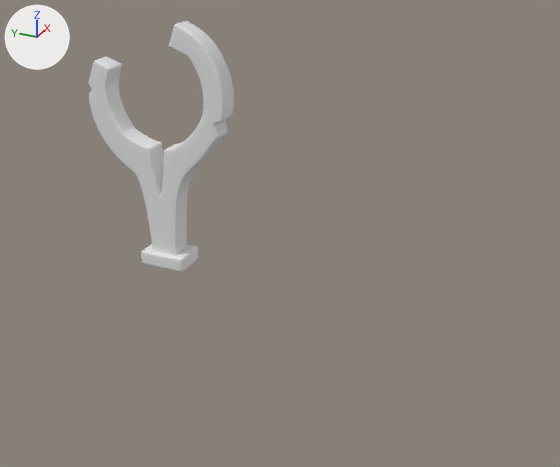
What one commit did to the Blender file Группы/суб_9/warrior.blend.
The view is the same before and after, from a camera (50 mm lens) standing at (-4.87, -2.53, 2.67) and looking at (0.19, -0.26, 0.14). Lighting does not change. The marker at upper left points along +X, +Y and +Z.

Before the edit, the objects in view are built like this:
```python
me_cube_003 = bpy.data.meshes.new('Cube.003')
me_cube_003.from_pydata(...)  # a box spanning x -0.142..0.142, y -0.2..0.2, z -0.063..0.063
me_cube_003.polygons.foreach_set('use_smooth', [True] * 6)
me_plane_001 = bpy.data.meshes.new('Plane.001')
me_plane_001.from_pydata(...)  # 102 vertices, 100 faces; spans x -0.86..1.04, y -0.58..0.65, z -0.09..0.09
me_plane_001.polygons.foreach_set('use_smooth', [True] * 100)
ob_cube = bpy.data.objects.new('Cube', me_cube_003)
ob_cube.location = (0.09, 0.706, -0.196)
_m = ob_cube.modifiers.new('Bevel', 'BEVEL')
_m.width = 0.02
_m.width_pct = 0.02
_m.segments = 3
_m = ob_cube.modifiers.new('Subdivision', 'SUBSURF')
_m.levels = 2
ob_plane = bpy.data.objects.new('Plane', me_plane_001)
ob_plane.location = (0.09, 0.678, 0.876)
ob_plane.rotation_euler = (0.0, 1.571, 0.0)  # degrees (0, 90, 0)
_m = ob_plane.modifiers.new('Bevel', 'BEVEL')
_m.width = 0.021
_m.width_pct = 0.021
_m.segments = 3
_m.miter_outer = 'MITER_ARC'
_m = ob_plane.modifiers.new('Subdivision', 'SUBSURF')
_m.levels = 2
```
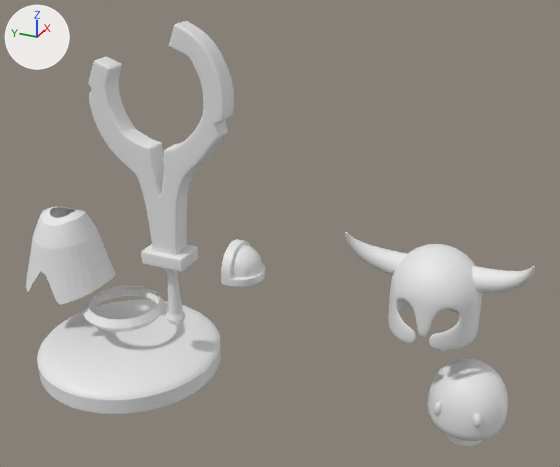
The change, as a diff of the scene's bpy script:
```diff
--- a/Группы/суб_9/warrior.blend.py
+++ b/Группы/суб_9/warrior.blend.py
@@ ob_circle_001 @@
+ob_circle_001 = bpy.data.objects.new('Circle.001', me_circle_001)  # 201 vertices, 159 faces; spans x -1.91..2.07, y -2.07..2.08, z -3.73..0.15
+ob_circle_001.location = (0.09, 1.79, -0.003)
+ob_circle_001.scale = (0.193, 0.193, 0.193)
@@ ob_circle @@
+ob_circle = bpy.data.objects.new('Circle', me_circle)  # 96 vertices, 64 faces; spans x -1.17..1.17, y -1.14..1.19, z -0.36..0.02
+ob_circle.location = (0.09, 1.222, -0.769)
+ob_circle.scale = (0.308, 0.308, 0.308)
@@ ob_sphere_004 @@
+ob_sphere_004 = bpy.data.objects.new('Sphere.004', me_sphere_004)  # 264 vertices, 252 faces; spans x -0.202..0.202, y -0.19..0.082, z -0.099..0.194; modifiers BEVEL, SUBSURF
+ob_sphere_004.location = (0.09, 0.036, -0.146)
@@ ob_sphere_003 @@
+ob_sphere_003 = bpy.data.objects.new('Sphere.003', me_sphere_003)  # 257 vertices, 256 faces; spans x -1.0..1.0, y -1.0..1.0, z 0.0..1.0; modifiers SUBSURF
+ob_sphere_003.location = (0.09, 1.198, -1.217)
+ob_sphere_003.scale = (0.825, 0.825, 0.147)
@@ ob_cylinder_003 @@
+ob_cylinder_003 = bpy.data.objects.new('Cylinder.003', me_cylinder_003)  # 192 vertices, 162 faces; spans x -0.83..0.83, y -0.83..0.83, z -0.07..0.07; modifiers SUBSURF
+ob_cylinder_003.location = (0.09, 1.198, -1.284)
@@ ob_sphere_002 @@
+ob_sphere_002 = bpy.data.objects.new('Sphere.002', me_sphere_002)  # a UV sphere (32 segments, 16 rings, poles along z) spanning x -1.0..1.0, y -1.0..1.0, z -1.0..1.0
+ob_sphere_002.location = (-0.171, -1.97, -0.859)
+ob_sphere_002.rotation_euler = (-0.0965, 0.0113, 0.0)  # degrees (-5.5, 0.6, 0)
+ob_sphere_002.scale = (0.0344, 0.0344, 0.0564)
@@ ob_sphere_001 @@
+ob_sphere_001 = bpy.data.objects.new('Sphere.001', me_sphere_002.copy())
+ob_sphere_001.location = (-0.143, -1.679, -0.859)
+ob_sphere_001.rotation_euler = (0.0651, 0.0, 0.0)  # degrees (3.7, 0, 0)
+ob_sphere_001.scale = (0.0344, 0.0344, 0.0564)
@@ ob_cylinder_002 @@
+ob_cylinder_002 = bpy.data.objects.new('Cylinder.002', me_cylinder_002)  # 448 vertices, 418 faces; spans x -0.295..0.295, y -0.304..0.286, z -0.342..0.285; modifiers SUBSURF
+ob_cylinder_002.location = (0.09, -1.841, -0.862)
@@ ob_cylinder_001 @@
+ob_cylinder_001 = bpy.data.objects.new('Cylinder.001', me_cylinder_001)  # 352 vertices, 321 faces; spans x -0.095..0.095, y -0.247..0.092, z -0.09..0.373; modifiers SUBSURF, MIRROR
+ob_cylinder_001.location = (0.09, -1.223, 0.126)
+ob_cylinder_001.rotation_euler = (-1.466, -151.3, 0.0)  # degrees (-84, 331, 0)
@@ ob_sphere @@
+ob_sphere = bpy.data.objects.new('Sphere', me_sphere)  # 171 vertices, 156 faces; spans x -1.0..1.0, y -1.0..0.0, z -1.0..1.0; modifiers MIRROR, SOLIDIFY, SUBSURF
+ob_sphere.location = (0.09, -1.535, -0.018)
+ob_sphere.scale = (0.328, 0.328, 0.328)
@@ ob_cylinder @@
+ob_cylinder = bpy.data.objects.new('Cylinder', me_cylinder)  # 608 vertices, 578 faces; spans x -0.085..0.085, y -0.102..0.072, z -0.534..0.059; modifiers SUBSURF
+ob_cylinder.location = (0.09, 0.706, -0.315)
```

Changed parts and their boxes (x1, y1, x2, y2) in the pictures (560 x 467 px):
'Sphere.003', added: after (38, 300, 220, 400)
'Sphere', added: after (388, 244, 482, 351)
'Circle.001', added: after (26, 207, 115, 305)
'Cylinder.002', added: after (428, 359, 508, 446)
'Cylinder.003', added: after (37, 325, 221, 414)
'Cylinder.001', added: after (345, 232, 535, 293)
'Circle', added: after (83, 285, 165, 332)
'Sphere.004', added: after (221, 239, 265, 287)
'Cylinder', added: after (166, 269, 186, 325)
'Sphere.002', added: after (472, 413, 482, 427)
'Sphere.001', added: after (433, 401, 442, 415)
